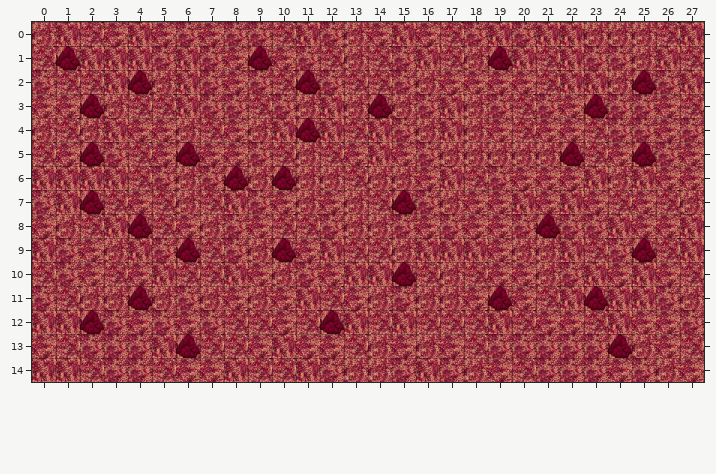
An edit to a level. Tiled map, Project1/Content/map.tmx. Above, as it was before the edit.
Cells are 200x200 px. Shown: x 0..27, y 0..14.
The result:
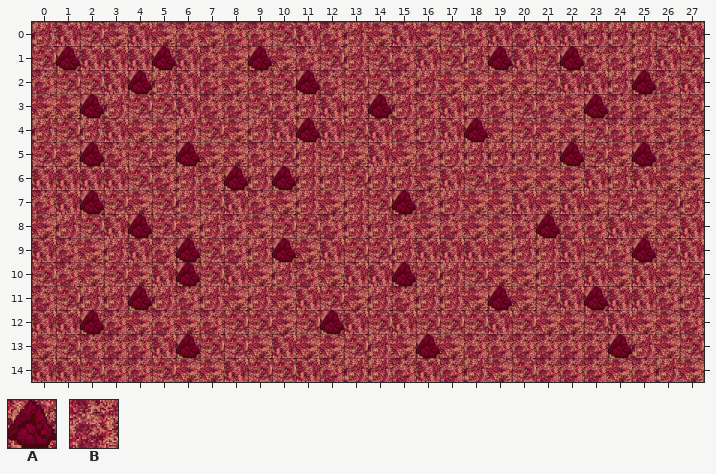
Key: from "fond_de_map": A 4, B 5.
_ is an empty cell.
The exact change:
Layer "Cailloux":
y 1: x 5 _ -> A; x 22 _ -> A
y 4: x 18 _ -> A
y 10: x 6 _ -> A
y 13: x 16 _ -> A; x 18 _ -> B
Boxes around the changes in both pictures, in picture pixels (x1, y1, x2, y2):
added: (152, 46, 176, 70)
added: (560, 46, 584, 70)
added: (464, 118, 488, 142)
added: (176, 262, 200, 286)
added: (416, 334, 440, 358)
added: (464, 334, 488, 358)
